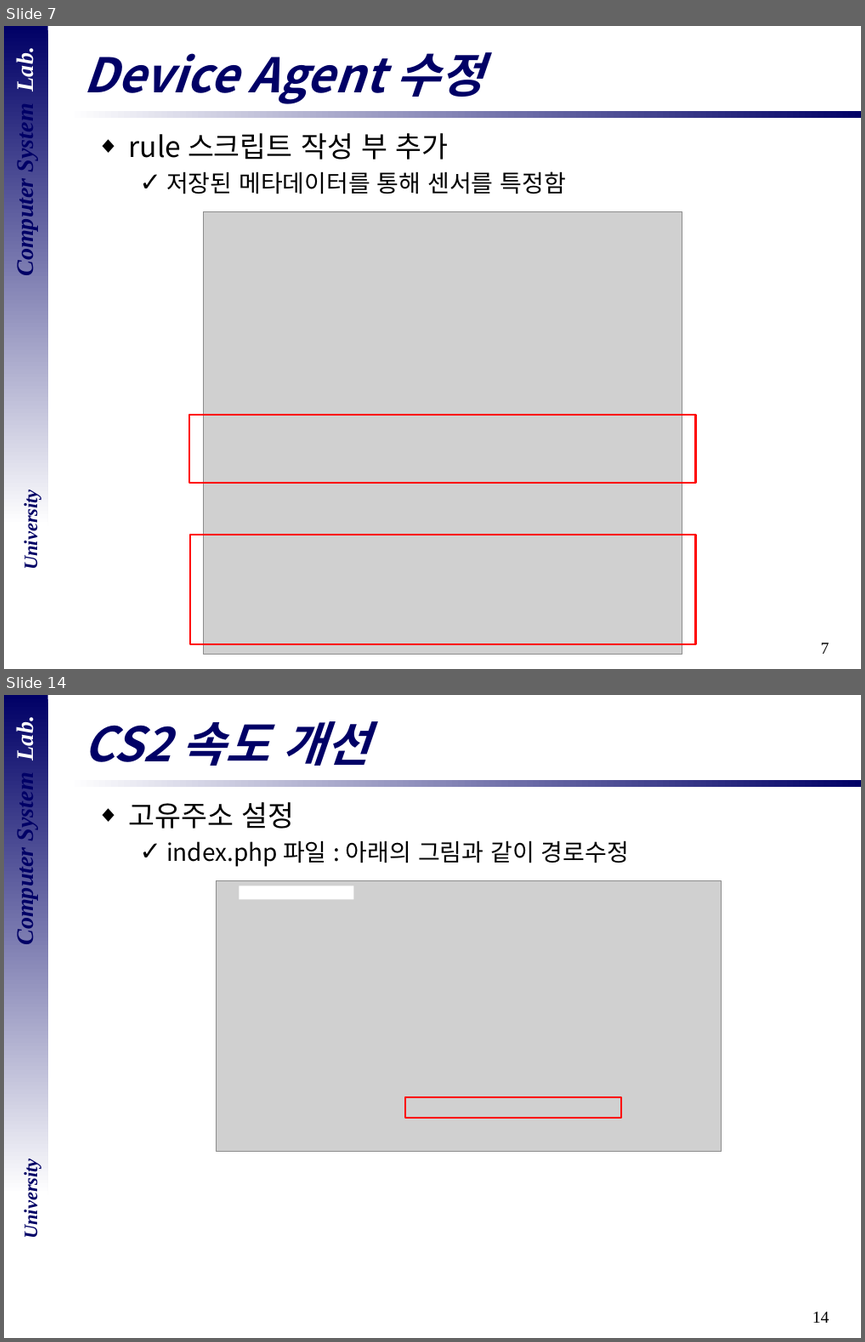
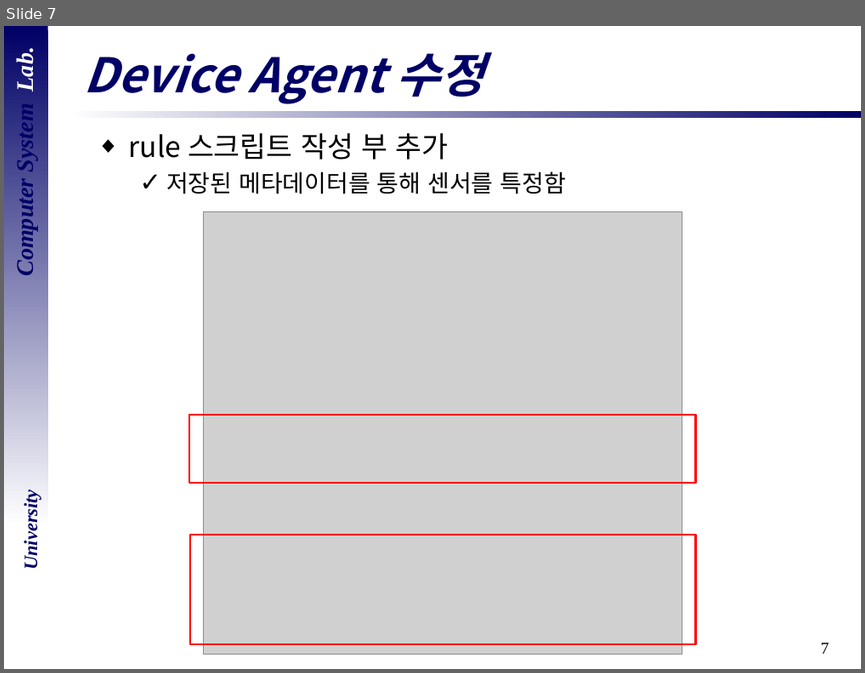
Before and after one commit to vkak006/CSLAB, a slide deck: 세미나 자료모음/2018년도/18.08.28 전체 구성도_산학연 과제.pptx. Shown one above the other, each under a label of ours: slides 7 and 14 before the commit, slide 7 after it; the slides between them are not shown. The pictures are 865x1342 and 865x673 pixels, drawn with LibreOffice and Linux fonts; fonts in the diff are those of the drawing; grey boxes stand for pictures; background and template pictures are left out. Boxes give left, top, right and bottom in pixels: in the first picture for what was removed or moved away, otherwise in the second. Text is boxed around its words. In the diff, an @@ line names an element or a change of style, - is before the commit and + after.

Commit message:
add & change
세미나 자료 추가 및 수정

```diff
--- a/세미나 자료모음/2018년도/18.08.28 전체 구성도_산학연 과제.pptx
+++ b/세미나 자료모음/2018년도/18.08.28 전체 구성도_산학연 과제.pptx
@@ slide 14 removed at [4, 695, 861, 1338], background #FFFFFF; not listed: 5 template elements that a slide beside it also shows @@
@@ title removed at [83, 721, 370, 766] @@
-CS2 속도 개선
@@ text removed at [129, 802, 629, 867] @@
-◆ 고유주소 설정
-  ✓ index.php 파일 : 아래의 그림과 같이 경로수정
@@ picture removed at [216, 881, 721, 1151] @@
@@ rectangle removed at [239, 886, 353, 900] @@
@@ rectangle removed at [406, 1097, 622, 1117] @@
```
Also in this commit, not shown: 1 slide changed, 9 other slides removed, 29 other files.
